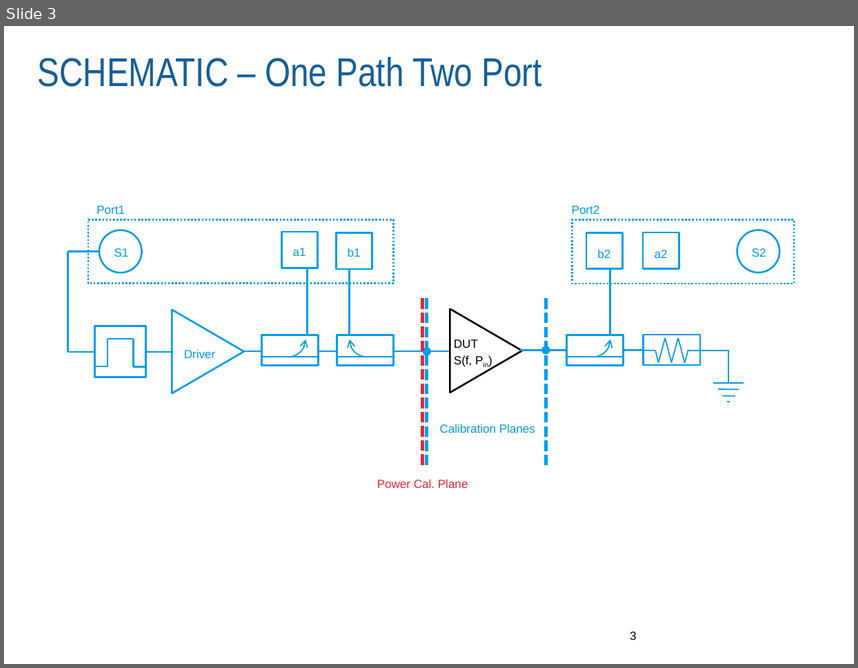
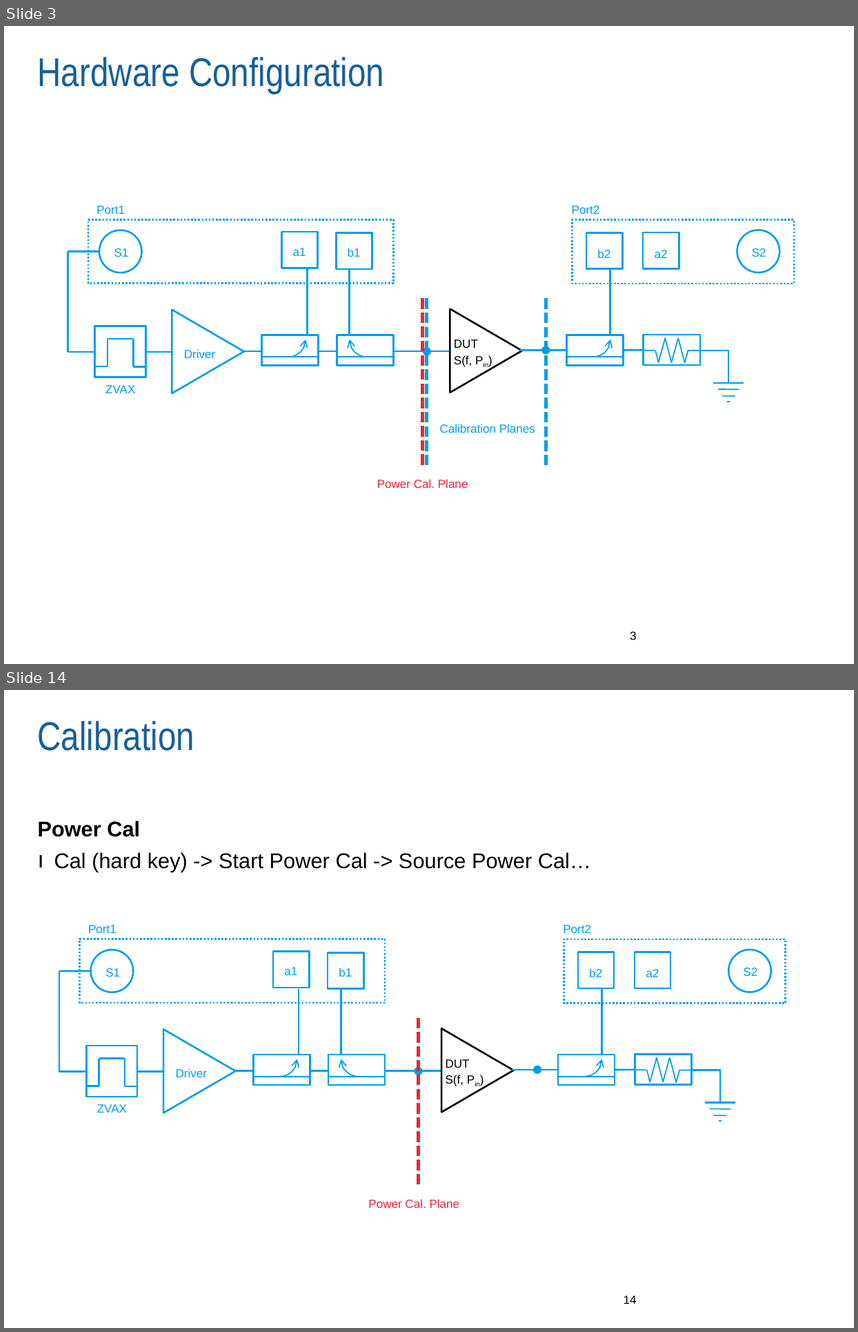
Before and after one commit to Terrabits/PACompressionTest, a slide deck: Documentation/User manual/MACOM RI Pulsed RF Application Note.pptx. Shown one above the other, each under a label of ours: slide 3 before the commit, slides 3 and 14 after it; the slides between them are not shown. The pictures are 858x668 and 858x1332 pixels, drawn with LibreOffice and Linux fonts; fonts in the diff are those of the drawing; background and template pictures are left out. Boxes give left, top, right and bottom in pixels: in the first picture for what was removed or moved away, otherwise in the second. Text is boxed around its words. In the diff, an @@ line names an element or a change of style, - is before the commit and + after.

```diff
--- a/Documentation/User manual/MACOM RI Pulsed RF Application Note.pptx
+++ b/Documentation/User manual/MACOM RI Pulsed RF Application Note.pptx
@@ slide 14 added at <box>4,690,854,1328</box>, background #FFFFFF @@
@@ title added at <box>38,721,195,751</box>, 34 pt, text #165F9A @@
+Calibration
@@ text added at <box>38,820,140,837</box>, 18 pt, text #000000, bold @@
+Power Cal
@@ text added at <box>54,852,591,871</box>, 18 pt, text #000000 @@
+ı Cal (hard key) -> Start Power Cal -> Source Power Cal…
@@ group added at <box>59,925,786,1208</box>: 35 lines, 12 texts, 11 rectangles, 4 ellipses, 3 arc (boxed as its full ellipse)s, 2 triangles @@
+DUT
+S(f, Pin)
+S1
+a1
+b1
+Port1
+S2
+a2
+b2
+Port2
+Driver
+Power Cal. Plane
+ZVAX
@@ page number added at <box>624,1295,637,1303</box>, 10 pt, text #000000 @@
+14
@@ slide 3 changed as well @@
@@ title at <box>38,57,384,94</box>: text changed @@
-SCHEMATIC – One Path Two Port
+Hardware Configuration
@@ text added at <box>105,385,135,393</box>, 10 pt, text #009DEC @@
+ZVAX
```
Also in this commit, not shown: 2 other slides changed, 16 other slides added, 1 slide removed, 9 other files.
